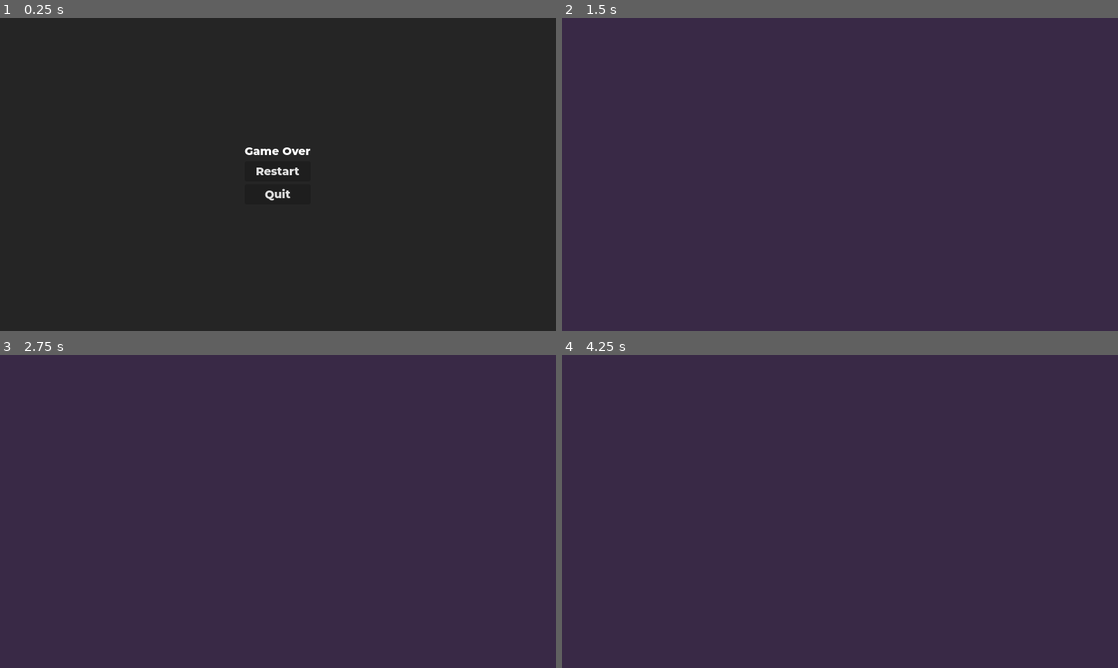
Above: before the commit, frames 1-4 (two rows, left to right).
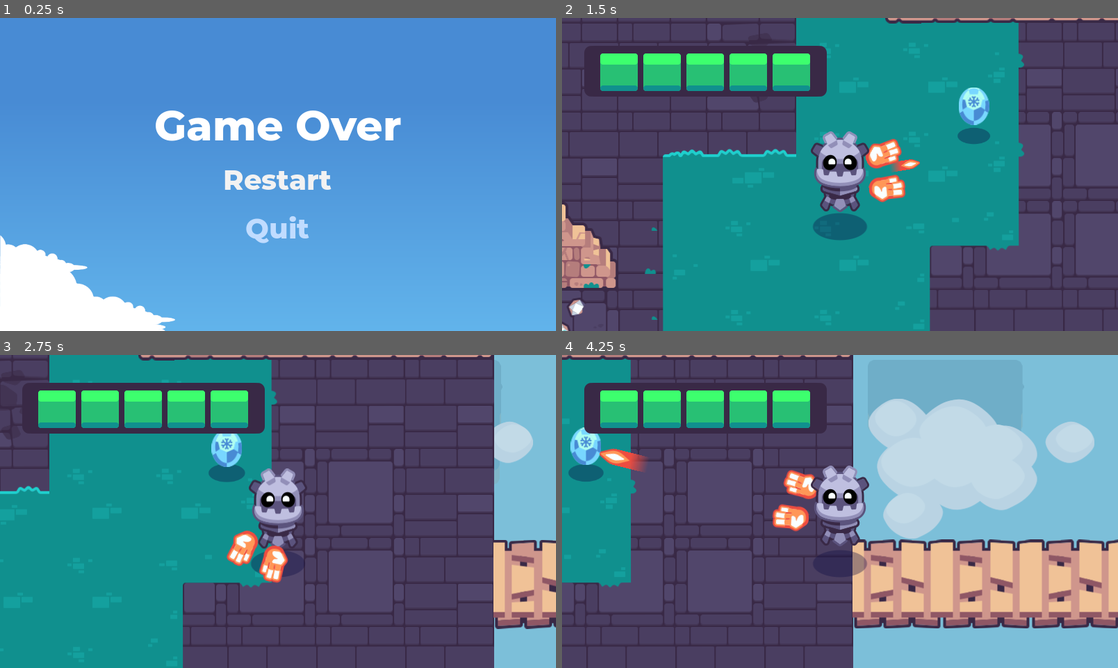
Above: after the commit, the same moments.

Repository: gdquest-demos/godot-tours-101-the-godot-editor
Game: Godot game, scene res://game_over.tscn
The game is run twice, just before and just after one commit, with the same random seed, the same clock (stepped at 60 frames per second) and the same inputs. This scene is started directly instead of the project's main scene. Sound files missing from this copy of the repository are replaced by a short silence.
Inputs (mouse positions are in pixels of both pictures, inside the frame that each line leads up to):
- Up to frame 1 (0.25 s): no input
- Up to frame 2 (1.5 s): click "Restart" at 0.5 s; tap Enter at 1.25 s; move the mouse to (962, 158) at 1.27 s; hold D (move_right) from 1.28 s (still down); hold Mouse wheel down (cycle_weapon_down) from 1.28 s (still down); click (962, 158) at 1.42 s
- Up to frame 3 (2.75 s): release D (move_right) at 2 s; release Mouse wheel down (cycle_weapon_down) at 2 s; drag from (166, 527) to (250, 574) at 2.02 s
- Up to frame 4 (4.25 s): move the mouse to (895, 442) at 2.77 s; press the mouse at (895, 442) at 2.78 s; hold D (move_right) 2.78-3.5 s; release the mouse at (895, 442) at 3.5 s; drag from (812, 574) to (673, 464) at 3.52 s

The runs differ from the first frame. In frame 1, 100% of the frame differs, in the area x 0-100%, y 0-100%; in frame 2, 89%; in frame 3, 87%; in frame 4, 89%.

Commit message:
content: make game over screen look nicer

Diff:
--- a/game_over.gd
+++ b/game_over.gd
@@ -1,10 +1,14 @@
 extends Control
 
-@export var restart_scene_path := "res://start.tscn"
+@onready var restart_button: Button = %RestartButton
+
+
+func _ready() -> void:
+	restart_button.grab_focus()
 
 
 func _on_RestartButton_pressed() -> void:
-	get_tree().change_scene_to_file(restart_scene_path)
+	get_tree().change_scene_to_file("res://completed_project.tscn")
 
 
 func _on_QuitButton_pressed() -> void:
--- a/game_over.tscn
+++ b/game_over.tscn
@@ -1,10 +1,13 @@
-[gd_scene load_steps=4 format=3 uid="uid://cb43ntajwjlbf"]
+[gd_scene load_steps=6 format=3 uid="uid://cb43ntajwjlbf"]
 
 [ext_resource type="FontFile" path="res://common/title_font.tres" id="1"]
 [ext_resource type="Script" path="res://game_over.gd" id="2"]
+[ext_resource type="Texture2D" uid="uid://y22sv3lfxf33" path="res://common/game_over_sky.png" id="3_knmkv"]
 
 [sub_resource type="Theme" id="1"]
 default_font = ExtResource("1")
+
+[sub_resource type="StyleBoxEmpty" id="StyleBoxEmpty_lmoco"]
 
 [node name="GameOver" type="Control"]
 layout_mode = 3
@@ -16,11 +19,12 @@
 theme = SubResource("1")
 script = ExtResource("2")
 
-[node name="ColorRect" type="ColorRect" parent="."]
+[node name="TextureRect" type="TextureRect" parent="."]
 layout_mode = 0
 anchor_right = 1.0
 anchor_bottom = 1.0
-color = Color(0.145098, 0.145098, 0.145098, 1)
+texture = ExtResource("3_knmkv")
+stretch_mode = 6
 
 [node name="CenterContainer" type="CenterContainer" parent="."]
 layout_mode = 0
@@ -29,18 +33,32 @@
 
 [node name="VBoxContainer" type="VBoxContainer" parent="CenterContainer"]
 layout_mode = 2
+theme_override_constants/separation = 12
 
 [node name="Label" type="Label" parent="CenterContainer/VBoxContainer"]
 layout_mode = 2
+theme_override_font_sizes/font_size = 60
 text = "Game Over"
 
 [node name="RestartButton" type="Button" parent="CenterContainer/VBoxContainer"]
+unique_name_in_owner = true
 layout_mode = 2
+theme_override_colors/font_color = Color(0.752941, 0.862745, 1, 1)
+theme_override_colors/font_hover_color = Color(1, 1, 1, 1)
+theme_override_font_sizes/font_size = 40
+theme_override_styles/focus = SubResource("StyleBoxEmpty_lmoco")
 text = "Restart"
+flat = true
 
 [node name="QuitButton" type="Button" parent="CenterContainer/VBoxContainer"]
+unique_name_in_owner = true
 layout_mode = 2
+theme_override_colors/font_color = Color(0.752941, 0.862745, 1, 1)
+theme_override_colors/font_hover_color = Color(1, 1, 1, 1)
+theme_override_font_sizes/font_size = 40
+theme_override_styles/focus = SubResource("StyleBoxEmpty_lmoco")
 text = "Quit"
+flat = true
 
 [connection signal="pressed" from="CenterContainer/VBoxContainer/RestartButton" to="." method="_on_RestartButton_pressed"]
 [connection signal="pressed" from="CenterContainer/VBoxContainer/QuitButton" to="." method="_on_QuitButton_pressed"]
Binary file added: common/game_over_sky.png
Not shown, added: common/game_over_sky.png.import
